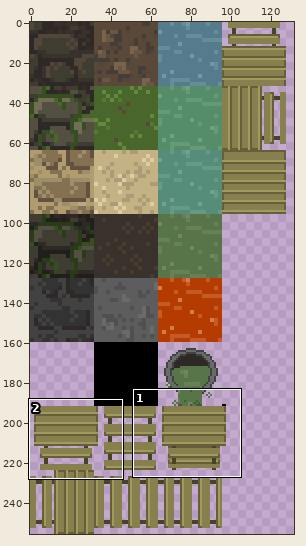
Two versions of one sprite sheet, Roguish-android/assets/data/level/TileSheet.png. Above, an overview of the earlier version with the close-up marked.
Close-up. Old version:
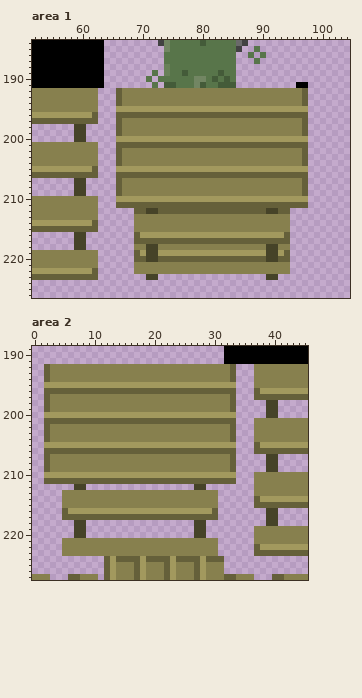
The file is 256x256 pixels. Colours within 5 levels of each other are drawn and written as one. Shown: area 1: x 52..104, y 184..226; area 2: x 0..45, y 189..227. The wide view leaves out empty margins.
Now the later version:
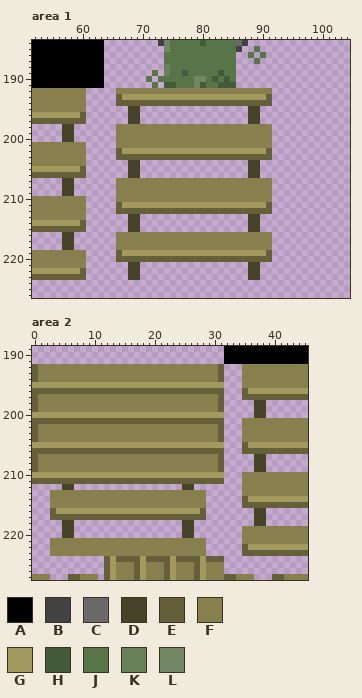
Palette (. is transparent): A #000000  B #424242  C #6a6a6a  D #464328  E #65603a  F #87804e  G #a2995e  H #445b39  J #58754a  K #688058  L #728663
Changes in this commit:
Changed rows in their new state; - is an unchanged pixel.
Area 1:
first column x 57:
191 ---------------------------------------..
192 ----..---F-------------------------......
193 ----..----GGGGGGGGGGGGGGGGGGGGGGGGE......
194 ----..----EEEEEEEEEEEEEEEEEEEEEEEEE......
195 ----..---..DD..................DD........
196 ---E..---..DD..................DD........
197 ----..---..DD..................DD........
198 DD..-----F-------------------------......
199 DD..-----F-------------------------......
200 DD..-----FFFFFFFFFFFFFFFFFFFFFFFFFF......
201 ----..---FFFFFFFFFFFFFFFFFFFFFFFFFF......
202 ----..----GGGGGGGGGGGGGGGGGGGGGGGGE......
203 ----..----EEEEEEEEEEEEEEEEEEEEEEEEE......
204 ----..---..DD..................DD........
205 ---E..---..DD..................DD........
206 ----..---..DD..................DD........
207 DD..-----F-------------------------......
208 DD..-----F-------------------------......
209 DD..-----F-------------------------......
210 ----..---FFFFFFFFFFFFFFFFFFFFFFFFFF......
211 ----..----GGGGGGGGGGGGGGGGGGGGGGGG-......
212 ----..---EEE--EE------------------E...---
213 ----..-----DD..................DD.....---
214 ---E..-----DD..................DD.....---
215 ----..-----DD..................DD.....---
216 DD..-----FFFFFFFFFFFFFFFFFFFFFFFFFF...---
217 DD..-----FFFFFFFFFFFFFFFFFFFFFFFFFF...---
218 DD..-----FFF--FF------------------F...---
219 ----..---EGGG-GG------------------E...---
220 ----..---EEE--EE------------------E...---
221 ----..-----DD..................DD.....---
222 ---E..-----DD..................DD.....---
223 ----..-----DD-..---------------DD-..-----
Area 2:
first column x 0:
192 EFF----------------------------E..-FF----
193 EFF----------------------------E..-FF----
194 EFF----------------------------E..-FF----
195 GG------------------------------..-FF----
196 EE------------------------------..-EGG---
197 EFF----------------------------E..-EE----
198 EFF----------------------------E..---DD..
199 EFF----------------------------E..---DD..
200 GG------------------------------..---DD..
201 EE------------------------------..-FF----
202 EFF----------------------------E..-FF----
203 EFF----------------------------E..-FF----
204 EFF----------------------------E..-FF----
205 GG------------------------------..-EGG---
206 EE------------------------------..-EE----
207 EFF----------------------------E..---DD..
208 EFF----------------------------E..---DD..
209 EFF----------------------------E..---DD..
210 GG------------------------------..-FF----
211 EE------------------------------..-FF----
212 -----DD..----------------DD..------FF----
213 ---FF------------------------..----FF----
214 ---FF------------------------..----EGG---
215 ---FF------------------------..----EE----
216 ---EGG----------------------E..------DD..
217 ---EE------------------------..------DD..
218 -----DD..----------------DD..--------DD..
219 -----DD..----------------DD..------FF----
220 -----DD..----------------DD..------FF----
221 ---FF------------------------..----FF----
222 ---FF------------------------..----EGG---
223 ---FF------------------------..----EE----
Changed places in both close-ups, as pixel boxes (x1, y1, x2, y2):
changed: (62, 82, 308, 280)
changed: (32, 364, 86, 556)
changed: (182, 364, 278, 556)
